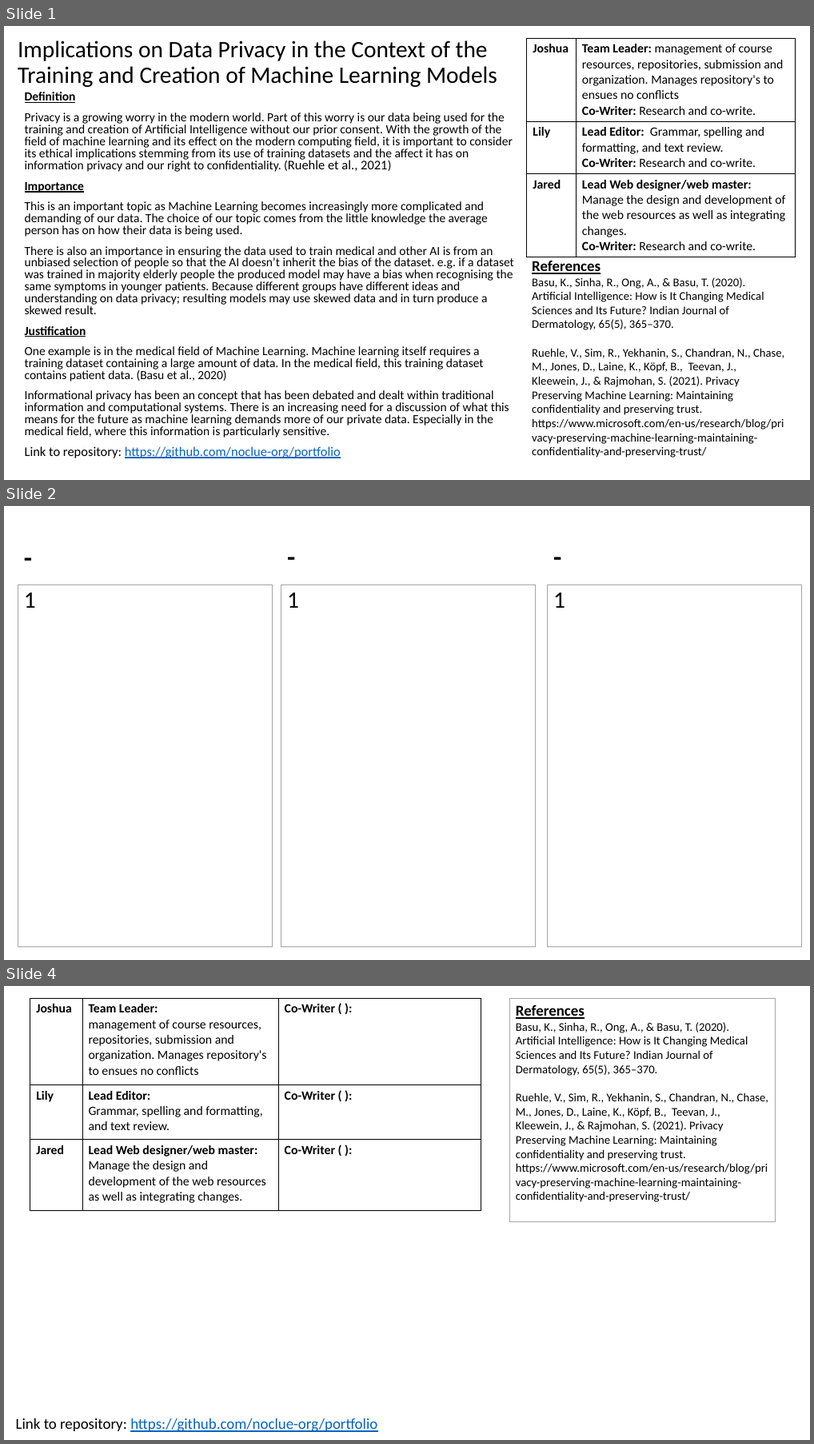
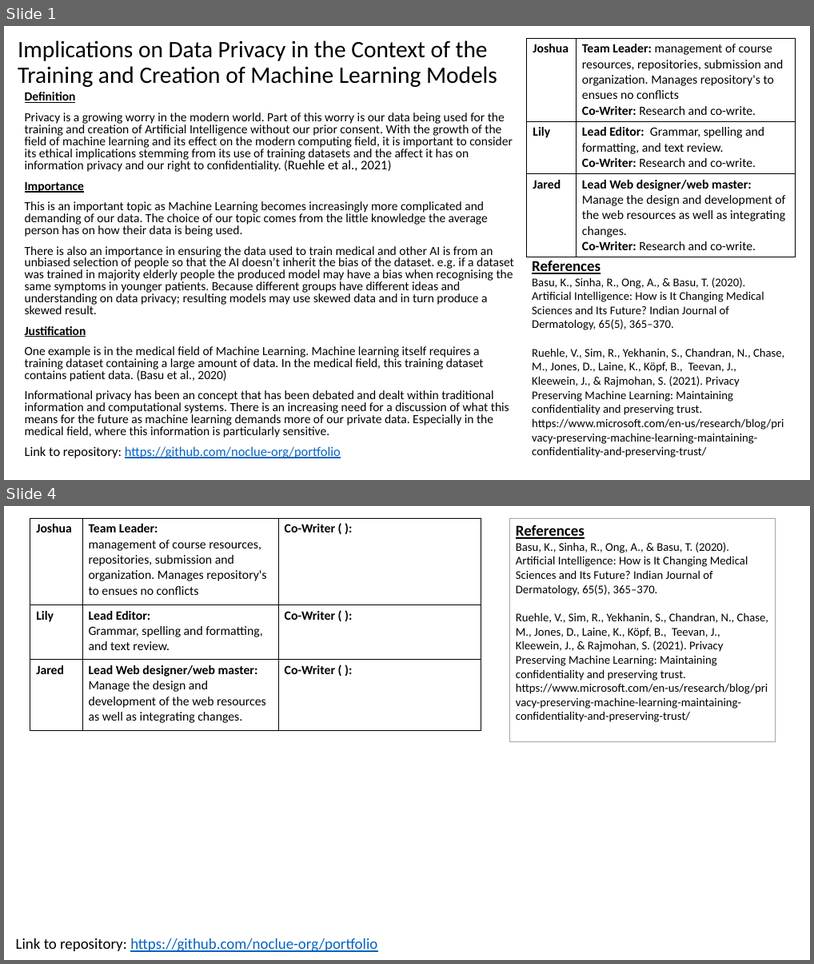
Before and after one commit to noclue-org/portfolio, a slide deck: Powerpoint2.pptx. Shown one above the other, each under a label of ours: slides 1, 2 and 4 before the commit, slides 1 and 4 after it; the slides between them are not shown. The pictures are 814x1444 and 814x964 pixels, drawn with LibreOffice and Linux fonts; fonts in the diff are those of the drawing. Boxes give left, top, right and bottom in pixels: in the first picture for what was removed or moved away, otherwise in the second. Text is boxed around its words. In the diff, an @@ line names an element or a change of style, - is before the commit and + after.

```diff
--- a/Powerpoint2.pptx
+++ b/Powerpoint2.pptx
@@ slide 2 removed at (4, 506, 810, 960), background #FFFFFF @@
@@ text removed at (18, 526, 261, 576) @@
--
@@ text removed at (281, 525, 524, 576) @@
--
@@ text removed at (548, 525, 791, 576) @@
--
@@ text removed at (18, 584, 273, 947) @@
-1
@@ rectangle removed at (281, 584, 536, 947) @@
-1
@@ rectangle removed at (548, 584, 802, 947) @@
-1
```
Also in this commit, not shown: 1 slide changed, 1 slide added.
